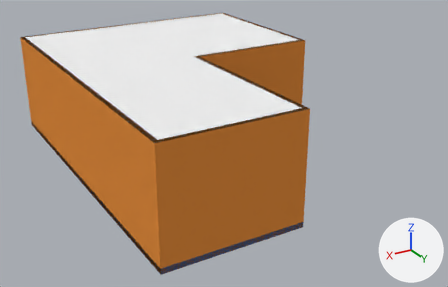
Before and after pictures for a commit that changed the Blender file models/Blender/Room.blend.
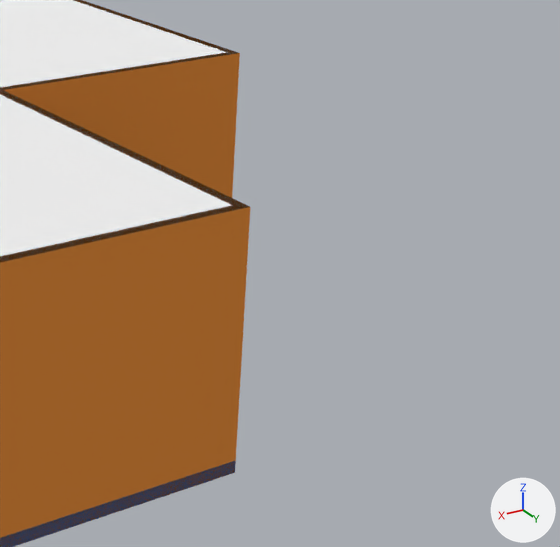
Each version appears first whole from a 50 mm lens placed at (9.58, 12.04, 6.14), pointed at (2.71, 0.57, 0.41), and next in a close-up on the part from 44% to 100% of the width and 6% to 91% of the height. Every picture has the same lights, and +X, +Y and +Z are marked at lower right.

In view in the first close-up: 'Baseboard', 'Ceiling', 'Room'.
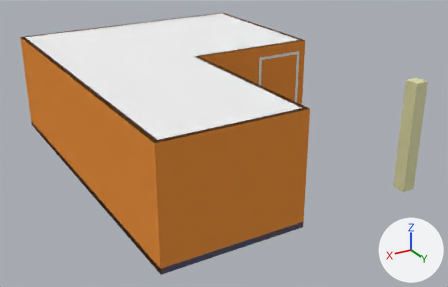
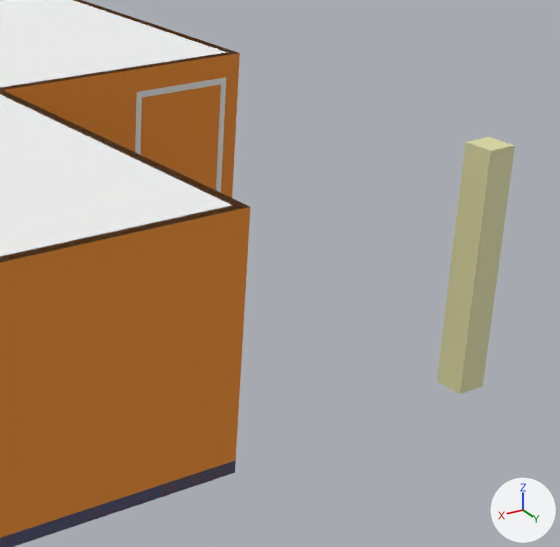
Where the change shows, as pixel boxes [x1, y1, x2, y2] in the close-ups (560 x 547 px):
'Column.001', added: after [437, 137, 515, 394]
'DoorFrame', added: after [135, 77, 226, 193]

The change, as a list of edits to the scene's bpy script:
```text
Add mat_column_material:
    mat_column_material = bpy.data.materials.new('Column_material')
    # nodes: BsdfAnisotropic, BsdfDiffuse, MixShader, OutputMaterial
    # colours: beige #e0dea8
Add mat_door_material:
    mat_door_material = bpy.data.materials.new('Door_material')
    # nodes: BsdfAnisotropic, BsdfDiffuse, MixShader, OutputMaterial
Add me_column_001:
    me_column_001.from_pydata(...)  # a box spanning x -0.15..0.15, y -0.15..0.15, z 0.0..2.4
    me_column_001.materials.append(mat_column_material)
Add me_doorfrane:
    me_doorfrane.from_pydata(...)  # 32 vertices, 24 faces; spans x -0.6..0.6, y -0.03..0.07, z 0.0..2.15
    me_doorfrane.materials.append(mat_door_material)
Add ob_column_001:
    ob_column_001 = bpy.data.objects.new('Column.001', me_column_001)
    ob_column_001.location = (0.15, 3.8, 0.0)
Add ob_doorframe:
    ob_doorframe = bpy.data.objects.new('DoorFrame', me_doorfrane)
    ob_doorframe.parent = ob_door_group
    ob_doorframe.matrix_parent_inverse = Matrix(((1.0, 0.0, 0.0, -0.773), (0.0, 1.0, 0.0, 0.0628), (0.0, 0.0, 1.0, 0.0), (0.0, 0.0, 0.0, 1.0)))
    ob_doorframe.location = (0.773, -0.0628, 0.0)
Add ob_door_group:
    ob_door_group = bpy.data.objects.new('Door_Group', None)
    ob_door_group.location = (0.773, -0.0628, 0.0)
```
